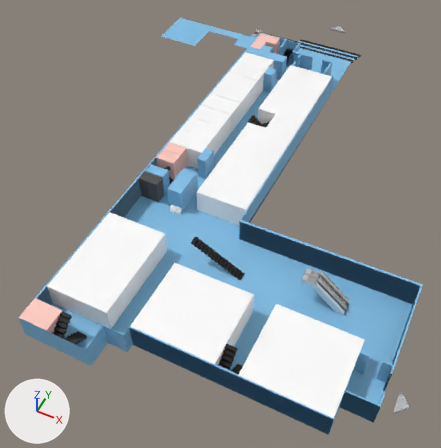
An edit to the glTF model data/map3DModel/building10/10_1.glb, drawn before and after from the same camera.
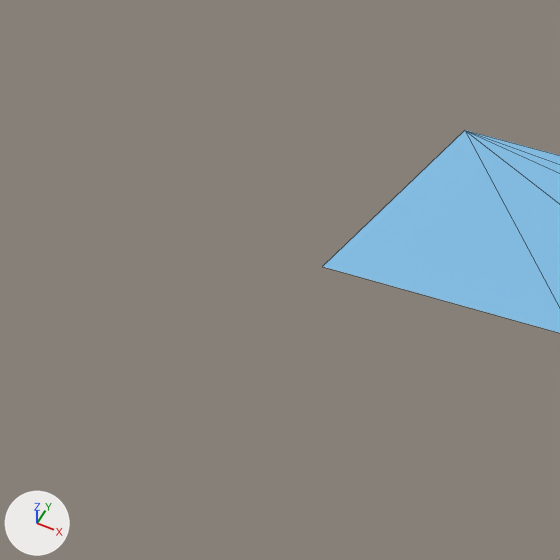
The first picture shows the older version from a 50 mm lens placed at (1.12, -3.15, 2.94), pointed at (-0.2, -0.52, -0.35). The close-ups show both versions on the part from 26% to 44% of the width and 0% to 17% of the height of that picture; other places that the commit changed are outside them. Lighting does not change. The marker at lower left points along +X, +Y and +Z. The close-ups show mesh edges as thin lines. Where no turn or scale is listed for an object, it has been applied to the vertices.

The scene before the commit, as lines of its bpy script (objects in view):
```python
me_平面_016 = bpy.data.meshes.new('平面.016')
me_平面_016.from_pydata(...)  # 304 vertices, 431 faces; spans x -1.71..1.04, y -1.71..1.91, z -0.17..0.11
me_平面_016.materials.append(mat_地面)  # blue #81bfe7
ob_object = bpy.data.objects.new('object', me_平面_016)
ob_object.location = (0.181, -0.304, 0.072)
```
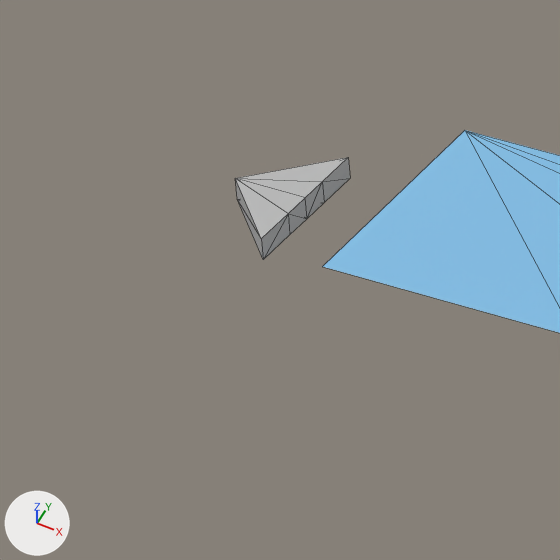
The newer file is also rescaled (x0.657), turned or shifted as a whole; pictures and numbers use the older file's frame.

What changed in the scene script:
```text
Add mat_material_008:
    mat_material_008 = principled_material('Material.008')
    mat_material_008.base_color = (0.497, 0.497, 0.497)  # grey #bbbbbb
Add me_cube_003:
    me_cube_003.from_pydata([(0.33, -0.042, 0.019), (0.33, -0.042, -0.01), (0.33, 0.0, -0.01), (0.33, 0.0, 0.019), (0.33, -0.106, 0.019), (0.33, -0.106, -0.01), (0.229, 0.0, -0.01), (0.229, 0.0, 0.019), (0.33, 0.042, 0.019), (0.33, 0.042, -0.01), (0.33, 0.106, 0.019), (0.33, 0.106, -0.01)], [], [(0, 3, 2), (0, 2, 1), (2, 3, 7), (2, 7, 6), (4, 5, 6), (4, 6, 7), (1, 2, 6), (1, 6, 5), (4, 7, 0), (7, 3, 0), (0, 1, 5), (0, 5, 4), (8, 9, 2), (8, 2, 3), (10, 7, 6), (10, 6, 11), (9, 11, 6), (9, 6, 2), (10, 8, 7), (8, 3, 7), (8, 10, 11), (8, 11, 9)])
    me_cube_003.materials.append(mat_material_008)  # grey #bbbbbb
Add ob_transitionto_9号館_3_10_1_1:
    ob_transitionto_9号館_3_10_1_1 = bpy.data.objects.new('transitionTo_9号館_3_10_1_1', me_cube_003)
    ob_transitionto_9号館_3_10_1_1.location = (-1.984, 1.127, -0.047)
```

What differs and where, as boxes [x1, y1, x2, y2] in the close-ups (560 x 560 px):
'transitionTo_9号館_3_10_1_1', added: after [235, 157, 350, 260]
